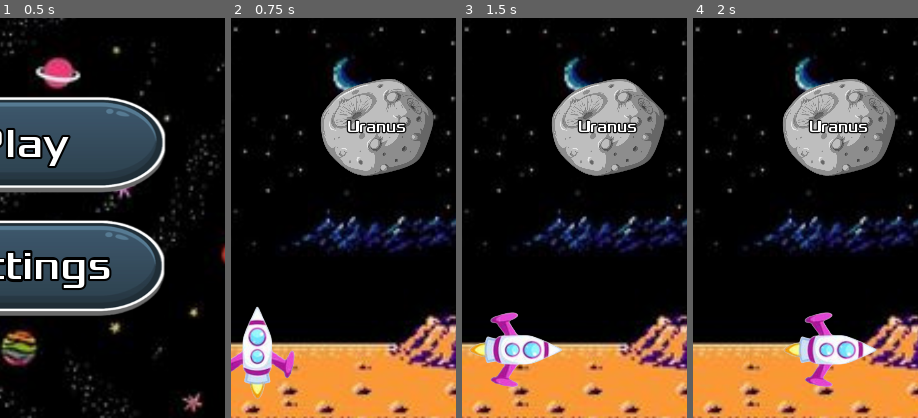
Above: before the commit, frames 1-4 (left to right).
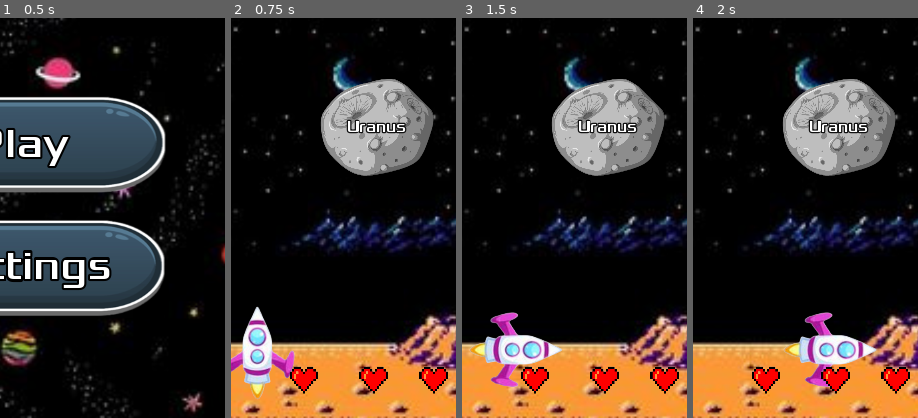
Above: after the commit, the same moments.

Repository: evandrarf/game-project
Game: Godot game, scene res://scene/Global.tscn
Same seed, same stepped clock (60 frames per second), same inputs: the game is played once before the commit and once after it.
Inputs:
- Up to frame 1 (0.5 s): no input
- Up to frame 2 (0.75 s): click "Play" at 0.5 s
- Up to frame 3 (1.5 s): tap Enter (next) at 1.25, 1.35 s; hold D (move_right) from 1.28 s (still down)
- Up to frame 4 (2 s): keep holding D (move_right)
The pictures show only the part of the screen within x 47-97%, y 50-100%; the shares and areas given below are measured in that part.

Frame 1 is identical in both runs. In frame 2, 1.6% of the frame differs, in the area x 26-97%, y 87-94%; in frame 3, 1.6%; in frame 4, 1.6%.

Commit message:
Menambahkan fitur nyawa

Diff:
--- a/scene/Global.tscn
+++ b/scene/Global.tscn
@@ -1,6 +1,7 @@
-[gd_scene load_steps=4 format=2]
+[gd_scene load_steps=5 format=2]
 
 [ext_resource path="res://Game.tscn" type="PackedScene" id=1]
+[ext_resource path="res://scene/Nyawa.tscn" type="PackedScene" id=2]
 [ext_resource path="res://script/Global.gd" type="Script" id=7]
 [ext_resource path="res://scene/HUD.tscn" type="PackedScene" id=9]
 
@@ -17,6 +18,8 @@
 
 [node name="Control" parent="Game/Menu" index="0"]
 visible = true
+
+[node name="Nyawa" parent="Game" instance=ExtResource( 2 )]
 
 [node name="HUD" parent="." instance=ExtResource( 9 )]
 
@@ -36,6 +39,7 @@
 
 [editable path="Game"]
 [editable path="Game/Menu"]
+[editable path="Game/Nyawa"]
 [editable path="HUD"]
 [editable path="HUD/Control/AboutUs/GridContainer/ProfileMember"]
 [editable path="HUD/Control/AboutUs/GridContainer/ProfileMember2"]
--- /dev/null
+++ b/scene/Nyawa.tscn
@@ -0,0 +1,31 @@
+[gd_scene load_steps=2 format=2]
+
+[ext_resource path="res://assets/image-removebg-preview (3).png" type="Texture" id=1]
+
+[node name="Nyawa" type="Control"]
+anchor_left = 1.0
+anchor_top = 1.0
+anchor_right = 1.0
+anchor_bottom = 1.0
+margin_left = -484.0
+margin_top = -188.0
+
+[node name="TextureRect" type="TextureRect" parent="."]
+anchor_bottom = 1.0
+margin_right = 165.0
+texture = ExtResource( 1 )
+expand = true
+
+[node name="TextureRect3" type="TextureRect" parent="."]
+anchor_bottom = 1.0
+margin_left = 165.0
+margin_right = 335.0
+texture = ExtResource( 1 )
+expand = true
+
+[node name="TextureRect2" type="TextureRect" parent="."]
+anchor_bottom = 1.0
+margin_left = 309.0
+margin_right = 480.0
+texture = ExtResource( 1 )
+expand = true
--- a/script/Global.gd
+++ b/script/Global.gd
@@ -11,9 +11,12 @@
 onready var lobby_game = $HUD/Control/LobbyGame
 onready var settings = $HUD/Control/Settings
 onready var nextButton = $Game/Menu/Control/NinePatchRect/TextureButton
+onready var nyawa_scene = $Game/Nyawa
+onready var love = get_all_children(nyawa_scene)
 
 var skor_num = 0
 var soal_terakhir = false
+var nyawa = 3
 
 func _ready():
 	menu.hide()
@@ -27,6 +30,23 @@
 	var shortcut=ShortCut.new()
 	shortcut.set_shortcut(InputMap.get_action_list("next")[0])#I have configured in the InputMap an InputEventKey called selectWeapon1(it is the only one so we need the zero-th index)
 	nextButton.set_shortcut(shortcut)
+	nyawa_scene.hide()
+
+
+
+func _process(delta):
+	match nyawa:
+		2:
+			love[2].hide()
+		1:
+			love[1].hide()
+		0:
+			love[0].hide()
+			get_tree().paused = true
+			menu.show()
+			menu_text.text = "Game Over"
+			menu_button_text.text = "Back"
+
 
 const rocket_pos = Vector2(567, 1763)
 
@@ -43,6 +63,7 @@
 			skor.text = str(skor_num)
 		else :
 			menu_text.text = "Jawaban Anda Salah"
+			nyawa -= 1
 	else :
 		if(index == arr_soal[nomor_soal]["jawaban"]):
 			skor_num += 1
@@ -68,6 +89,9 @@
 func _on_StartButton_pressed():
 	hud.hide()
 	game.show()
+	nyawa_scene.show()
+	for i in love:
+		i.show()
 
 func start_game() :
 	hud.show()
@@ -81,3 +105,10 @@
 func _on_SettingsButton_pressed():
 	lobby_game.hide()
 	settings.show()
+
+func get_all_children(in_node,arr:=[]):
+	arr.push_back(in_node)
+	#for child in in_node.get_children():
+		#arr = get_all_children(child,arr)
+	arr = in_node.get_children()
+	return arr
Binary file added: assets/image-removebg-preview (3).png
Not shown, added: assets/image-removebg-preview (3).png.import
